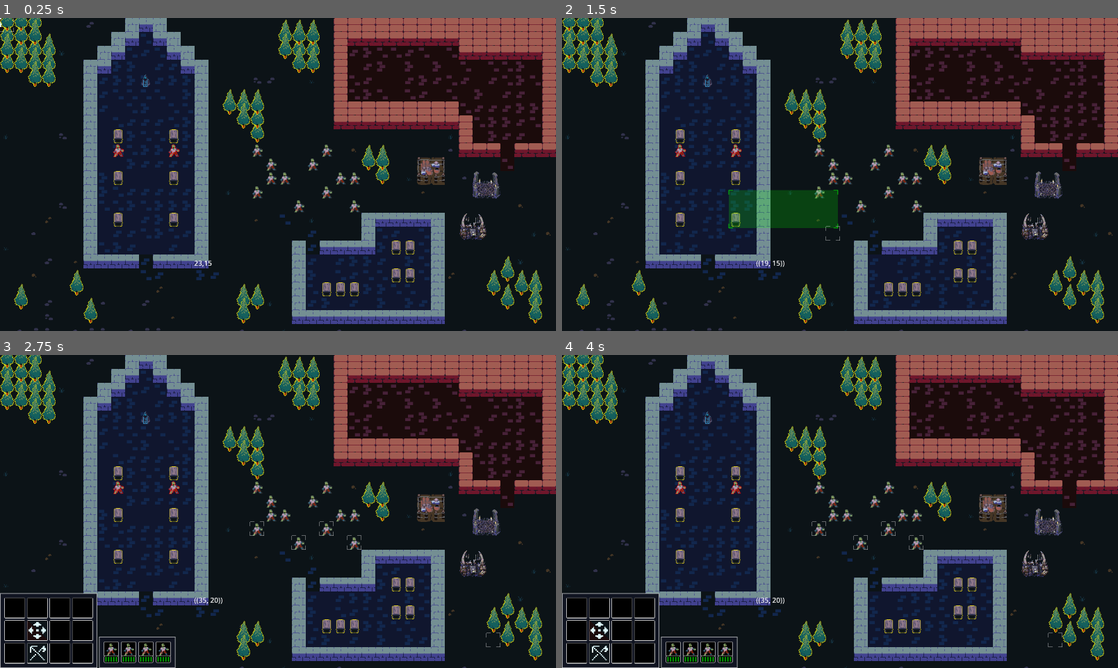
Above: before the commit, frames 1-4 (two rows, left to right).
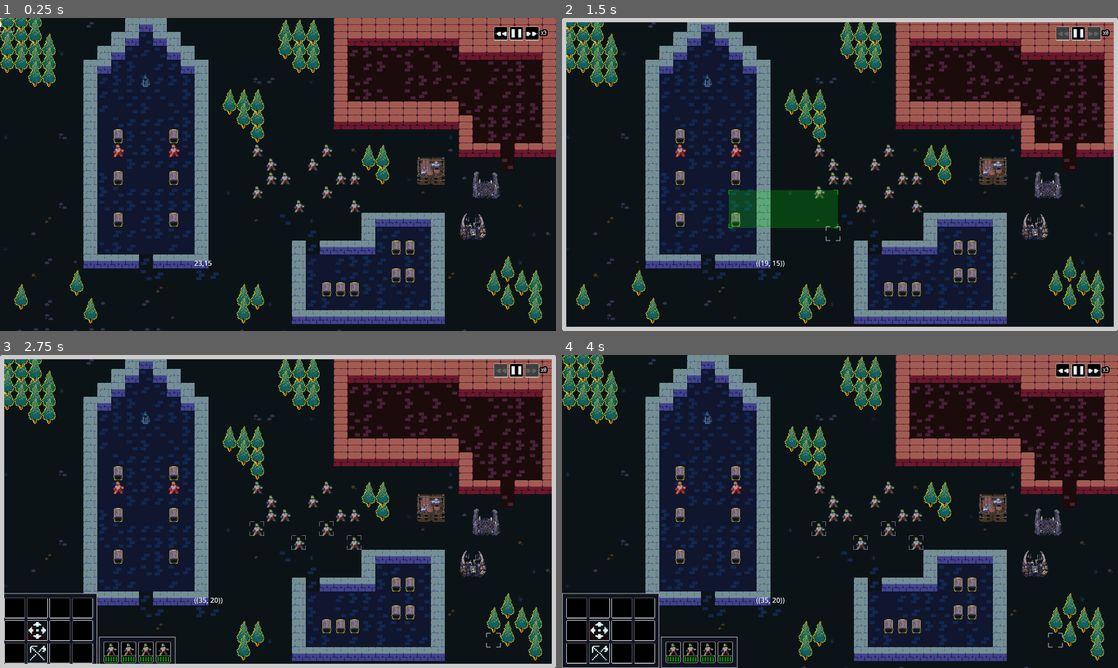
Above: after the commit, the same moments.

Repository: MateusRPF/MicroRTS
Game: Godot game, scene res://Maps/Lvl_test.tscn
The game is run twice, just before and just after one commit, with the same random seed, the same clock (stepped at 60 frames per second) and the same inputs.
Inputs (mouse positions are in pixels of both pictures, inside the frame that each line leads up to):
- Up to frame 1 (0.25 s): no input
- Up to frame 2 (1.5 s): tap Enter at 0.5 s; move the mouse to (962, 158) at 0.52 s; click (962, 158) at 0.67 s; tap Space (pause, bound only after the commit) at 1.25 s; drag from (728, 190) to (1056, 302) at 1.27 s
- Up to frame 3 (2.75 s): move the mouse to (16, 608) at 2.02 s; click (16, 608) at 2.17 s
- Up to frame 4 (4 s): tap Enter at 2.75 s; drag from (600, 608) to (673, 464) at 2.77 s; tap Space (pause, bound only after the commit) at 3.5 s; drag from (623, 608) to (1056, 639) at 3.52 s

The runs differ from the first frame. In frame 1, 0.4% of the frame differs, in the area x 0-99%, y 0-8%; in frame 2, 4.5%, in the area x 0-100%, y 0-100%; in frame 3, 4.5%; in frame 4, 0.4%.

Commit message:
visible pause controls

Diff:
--- a/Maps/Lvl_test.tscn
+++ b/Maps/Lvl_test.tscn
@@ -8,10 +8,33 @@
 [ext_resource type="Resource" uid="uid://b040ygjoar8hg" path="res://Data/CommandDatas/CommandData_Move.tres" id="10_c44cc"]
 [ext_resource type="Script" uid="uid://cwkglspweq2rf" path="res://Scripts/UnitComponents/CAttributeSet.gd" id="10_rlgon"]
 [ext_resource type="Resource" uid="uid://cu60k5qe8hr83" path="res://Data/CommandDatas/CommandData_Harvest.tres" id="11_c44cc"]
+[ext_resource type="Script" uid="uid://wyn24v7ygtom" path="res://Scripts/Widgets/Widget_TickControl.gd" id="11_gab08"]
 [ext_resource type="Script" uid="uid://d30ltivdhe6vr" path="res://Scripts/UnitComponents/Commands/CCommandExecutor.gd" id="11_jln6d"]
+[ext_resource type="PackedScene" uid="uid://bc1qg1rd6prpb" path="res://Prefabs/Widgets/Widget_BasicButton.tscn" id="11_jp3g8"]
 [ext_resource type="PackedScene" uid="uid://dfvm603euln60" path="res://Prefabs/game_PlayerController.tscn" id="11_rlgon"]
+[ext_resource type="Texture2D" uid="uid://fx57nse38xm4" path="res://Sprites/UI/UIControls/SPR_UI_Faster.tres" id="12_c44cc"]
 [ext_resource type="Script" uid="uid://ceafvlieahs35" path="res://Scripts/UnitComponents/CInventory.gd" id="12_jp3g8"]
+[ext_resource type="Texture2D" uid="uid://c7o27giyi5rvf" path="res://Sprites/UI/UIControls/SPR_UI_Pause.tres" id="13_gab08"]
+[ext_resource type="Texture2D" uid="uid://bkpv1hcxnk13c" path="res://Sprites/UI/UIControls/SPR_UI_Slower.tres" id="14_upx6b"]
+[ext_resource type="Theme" uid="uid://ccd2tkrpe0pi1" path="res://UI/Theme_HorrorBase.tres" id="16_gab08"]
 [ext_resource type="PackedScene" uid="uid://ukqepnrxhbvw" path="res://Prefabs/Widgets/Widget_CommandPanel.tscn" id="17_c44cc"]
+
+[sub_resource type="StyleBoxFlat" id="StyleBoxFlat_v8ofk"]
+content_margin_left = 0.0
+content_margin_top = 0.0
+content_margin_right = 0.0
+content_margin_bottom = 0.0
+bg_color = Color(0.1, 0.1, 0.1, 0.6)
+draw_center = false
+border_width_left = 10
+border_width_top = 10
+border_width_right = 10
+border_width_bottom = 10
+corner_radius_top_left = 3
+corner_radius_top_right = 3
+corner_radius_bottom_right = 3
+corner_radius_bottom_left = 3
+corner_detail = 5
 
 [sub_resource type="RectangleShape2D" id="RectangleShape2D_w3o1q"]
 size = Vector2(2272, 1312)
@@ -78,6 +101,59 @@
 text = "23,15"
 script = ExtResource("9_upx6b")
 
+[node name="Widget_TickControl" type="PanelContainer" parent="PlayerHUDLayer" unique_id=396316786]
+anchors_preset = 15
+anchor_right = 1.0
+anchor_bottom = 1.0
+grow_horizontal = 2
+grow_vertical = 2
+mouse_filter = 2
+theme_override_styles/panel = SubResource("StyleBoxFlat_v8ofk")
+script = ExtResource("11_gab08")
+
+[node name="MarginContainer" type="MarginContainer" parent="PlayerHUDLayer/Widget_TickControl" unique_id=1991134561]
+layout_mode = 2
+size_flags_horizontal = 8
+size_flags_vertical = 0
+theme_override_constants/margin_top = 20
+theme_override_constants/margin_right = 20
+
+[node name="HBoxContainer" type="HBoxContainer" parent="PlayerHUDLayer/Widget_TickControl/MarginContainer" unique_id=1734056007]
+layout_mode = 2
+
+[node name="Button_Slower" parent="PlayerHUDLayer/Widget_TickControl/MarginContainer/HBoxContainer" unique_id=1077922482 instance=ExtResource("11_jp3g8")]
+unique_name_in_owner = true
+custom_minimum_size = Vector2(32, 32)
+layout_mode = 2
+pressed_tint = Color(0, 0.590396, 0.67543584, 0.77254903)
+disabled_tint = Color(0.29, 0.29, 0.29, 0.85490197)
+icon = ExtResource("14_upx6b")
+
+[node name="Button_Pause" parent="PlayerHUDLayer/Widget_TickControl/MarginContainer/HBoxContainer" unique_id=1640281419 instance=ExtResource("11_jp3g8")]
+unique_name_in_owner = true
+custom_minimum_size = Vector2(32, 32)
+layout_mode = 2
+pressed_tint = Color(0, 0.590396, 0.67543584, 0.77254903)
+disabled_tint = Color(0.29219002, 0.29219005, 0.29219002, 1)
+icon = ExtResource("13_gab08")
+
+[node name="Button_Faster" parent="PlayerHUDLayer/Widget_TickControl/MarginContainer/HBoxContainer" unique_id=764818265 instance=ExtResource("11_jp3g8")]
+unique_name_in_owner = true
+custom_minimum_size = Vector2(32, 32)
+layout_mode = 2
+pressed_tint = Color(0, 0.590396, 0.67543584, 0.77254903)
+disabled_tint = Color(0.29, 0.29, 0.29, 0.8627451)
+icon = ExtResource("12_c44cc")
+
+[node name="Label_TimeIndicator" type="Label" parent="PlayerHUDLayer/Widget_TickControl/MarginContainer/HBoxContainer" unique_id=429081517]
+unique_name_in_owner = true
+layout_mode = 2
+theme = ExtResource("16_gab08")
+theme_override_colors/font_outline_color = Color(0, 0, 0, 1)
+theme_override_constants/outline_size = 12
+theme_override_font_sizes/font_size = 12
+text = "x1"
+
 [node name="PlayerController" parent="." unique_id=863427110 node_paths=PackedStringArray("grid_manager", "camera_bounds") instance=ExtResource("11_rlgon")]
 grid_manager = NodePath("../GameLevel")
 camera_bounds = NodePath("../CameraBounds")
@@ -89,3 +165,4 @@
 [node name="CollisionShape2D" type="CollisionShape2D" parent="CameraBounds" unique_id=907139458]
 position = Vector2(1136, 656)
 shape = SubResource("RectangleShape2D_w3o1q")
+debug_color = Color(0, 0.5950001, 0.7, 0)
--- a/Scripts/Controllers/controller_draw.gd
+++ b/Scripts/Controllers/controller_draw.gd
@@ -70,7 +70,7 @@
 	_draw_hover_rect()
 
 func _draw_hover_rect() -> void:
-	draw_rect_corners(get_rect_for_tile(controller.hovered_coord), Color(1, 1, 1, 0.5), 1.0)
+	draw_rect_corners(get_rect_for_tile(controller.hovered_coord), Color(1, 1, 1, 0.5), 2.0)
 
 func _process(_delta: float) -> void:
 
--- a/Scripts/Managers/global_tick_manager.gd
+++ b/Scripts/Managers/global_tick_manager.gd
@@ -19,7 +19,7 @@
 var tick_rate: float
 var tick_timer: float = 0.0
 var current_rate_index: int = 2  # Start at DEFAULT (index 2)
-
+var is_paused: bool = false
 
 func _ready() -> void:
 	# Set initial tick rate from default index
@@ -27,6 +27,13 @@
 	DebugSettings.debug_print("Tick", "TickManager initialized with rate: %f" % tick_rate)
 
 func _process(delta: float) -> void:
+
+	if Input.is_action_just_pressed("pause"):
+		DebugSettings.debug_print("Tick", "Pause input detected")
+		toggle_pause()
+
+	if is_paused:
+		return
 	tick_timer += delta
 	if tick_timer >= tick_rate:
 		tick_timer = 0.0
@@ -40,6 +47,11 @@
 	if Input.is_action_just_pressed("speed_down"):
 		DebugSettings.debug_print("Tick", "Speed down input detected")
 		decrease_tick_rate()
+
+
+func toggle_pause():
+	is_paused = !is_paused
+	DebugSettings.debug_print("Tick", "Pause toggled. Now paused: %s" % is_paused)
 
 func increase_tick_rate() -> void:
 	if current_rate_index < TICK_RATES.size() - 1:
--- /dev/null
+++ b/Scripts/Widgets/Widget_TickControl.gd
@@ -0,0 +1,47 @@
+extends PanelContainer
+class_name Widget_TickControl
+
+@onready var slow_button: BasicButton = %Button_Slower
+@onready var fast_button: BasicButton = %Button_Faster
+@onready var pause_button: BasicButton = %Button_Pause
+@onready var time_indicator: Label = %Label_TimeIndicator
+
+func _ready() -> void:
+	slow_button.on_pressed.connect(_on_SpeedDownButton_pressed)
+	fast_button.on_pressed.connect(_on_SpeedUpButton_pressed)
+	pause_button.on_pressed.connect(_on_PauseButton_pressed)
+	self.self_modulate = Color(0, 0, 0,0)
+
+func _process(_delta: float) -> void:
+	var is_paused = GlobalTicker.is_paused
+
+	var can_speed_up = !is_paused and GlobalTicker.current_rate_index < GlobalTicker.TICK_RATES.size() - 1
+	var can_speed_down = !is_paused and GlobalTicker.current_rate_index > 0
+
+	if not (can_speed_down):
+		slow_button.disable_button()
+	else:
+		slow_button.enable_button()
+	if not (can_speed_up):
+		fast_button.disable_button()
+	else:
+		fast_button.enable_button()
+
+	var speed_indicator = GlobalTicker.current_rate_index - 2  # Center around 0 (default)
+	time_indicator.text = "x%s" %[ 0 if is_paused else (speed_indicator+3)]
+
+	if not GlobalTicker.is_paused:
+		self.self_modulate = Color(0, 0, 0,0)  # invisible color when unpaused
+	else:
+		self.self_modulate = Color(1, 1, 1,1)  # Dimmed color when paused
+
+
+
+func _on_SpeedUpButton_pressed() -> void:
+	GlobalTicker.increase_tick_rate()
+
+func _on_SpeedDownButton_pressed() -> void:
+	GlobalTicker.decrease_tick_rate()
+
+func _on_PauseButton_pressed() -> void:
+	GlobalTicker.toggle_pause()
--- /dev/null
+++ b/Sprites/UI/UIControls/SPR_UI_Faster.tres
@@ -0,0 +1,7 @@
+[gd_resource type="AtlasTexture" format=3 uid="uid://fx57nse38xm4"]
+
+[ext_resource type="Texture2D" uid="uid://c3jr4stb7e426" path="res://Sprites/atlas/Atlas_TickControls.png" id="1_ghl33"]
+
+[resource]
+atlas = ExtResource("1_ghl33")
+region = Rect2(32, 0, 16, 16)
--- /dev/null
+++ b/Sprites/UI/UIControls/SPR_UI_Pause.tres
@@ -0,0 +1,7 @@
+[gd_resource type="AtlasTexture" format=3 uid="uid://c7o27giyi5rvf"]
+
+[ext_resource type="Texture2D" uid="uid://c3jr4stb7e426" path="res://Sprites/atlas/Atlas_TickControls.png" id="1_00dtk"]
+
+[resource]
+atlas = ExtResource("1_00dtk")
+region = Rect2(16, 0, 16, 16)
--- /dev/null
+++ b/Sprites/UI/UIControls/SPR_UI_Slower.tres
@@ -0,0 +1,7 @@
+[gd_resource type="AtlasTexture" format=3 uid="uid://bkpv1hcxnk13c"]
+
+[ext_resource type="Texture2D" uid="uid://c3jr4stb7e426" path="res://Sprites/atlas/Atlas_TickControls.png" id="1_p54ms"]
+
+[resource]
+atlas = ExtResource("1_p54ms")
+region = Rect2(0, 0, 16, 16)
--- a/project.godot
+++ b/project.godot
@@ -44,6 +44,11 @@
 "events": [Object(InputEventKey,"resource_local_to_scene":false,"resource_name":"","device":-1,"window_id":0,"alt_press …(196 unchanged characters)…
 ]
 }
+pause={
+"deadzone": 0.2,
+"events": [Object(InputEventKey,"resource_local_to_scene":false,"resource_name":"","device":-1,"window_id":0,"alt_pressed":false,"shift_pressed":false,"ctrl_pressed":false,"meta_pressed":false,"pressed":false,"keycode":0,"physical_keycode":32,"key_label":0,"unicode":32,"location":0,"echo":false,"script":null)
+]
+}
 
 [physics]
 
Not shown, added: Scripts/Widgets/Widget_TickControl.gd.uid
Binary file added: Sprites/UI/Atlas_TickControls.aseprite
Binary file added: Sprites/atlas/Atlas_TickControls.png
Not shown, added: Sprites/atlas/Atlas_TickControls.png.import
